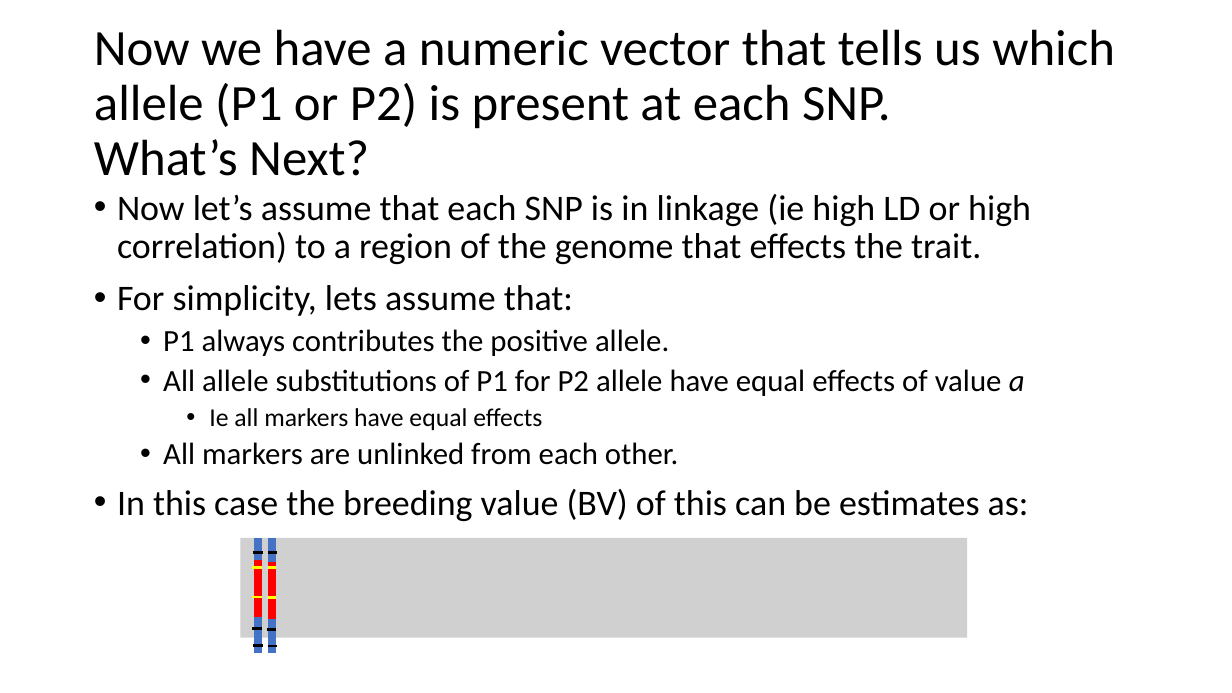
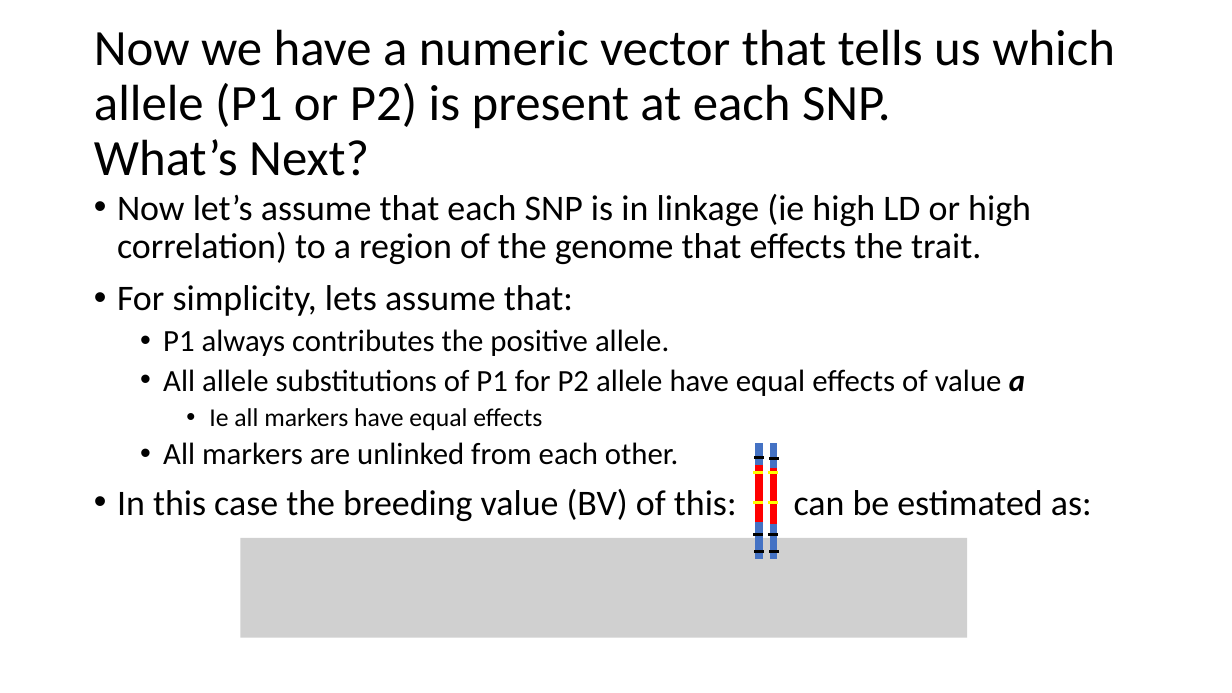
Before and after one commit to ter56/September2_2021_class, a slide deck: slide 15 of AdditiveModels_9_2_2021.pptx. Drawn at 1232x693 pixels with LibreOffice and Linux fonts; fonts in the diff are those of the drawing; grey boxes stand for pictures. Boxes give left, top, right and bottom in pixels: in the first picture for what was removed or moved away, otherwise in the second. Text is boxed around its words. In the diff, an @@ line names an element or a change of style, - is before the commit and + after.

```diff
--- a/AdditiveModels_9_2_2021.pptx
+++ b/AdditiveModels_9_2_2021.pptx
@@ 14 lines: place and size @@
-14 lines at <box>252,538,277,653</box>
+14 lines at <box>753,444,779,559</box>
@@ text at <box>117,489,1092,521</box>: text changed @@
-• In this case the breeding value (BV) of this can be estimates as:
+• In this case the breeding value (BV) of this: can be estimated as:
```
Also in this commit, not shown: 5 other slides changed, 20 slides added, 6 slides removed, 1 other file.
